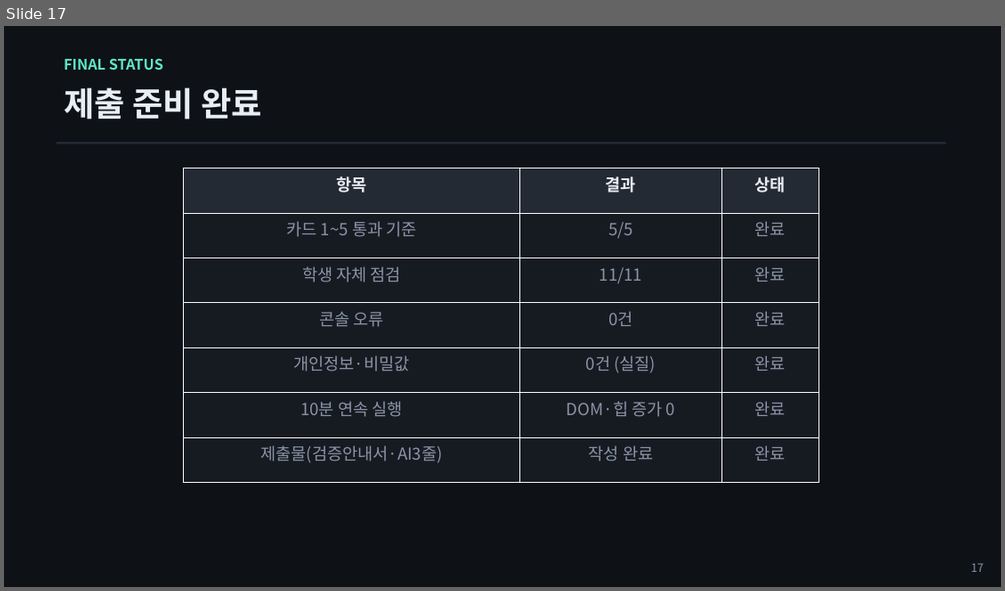
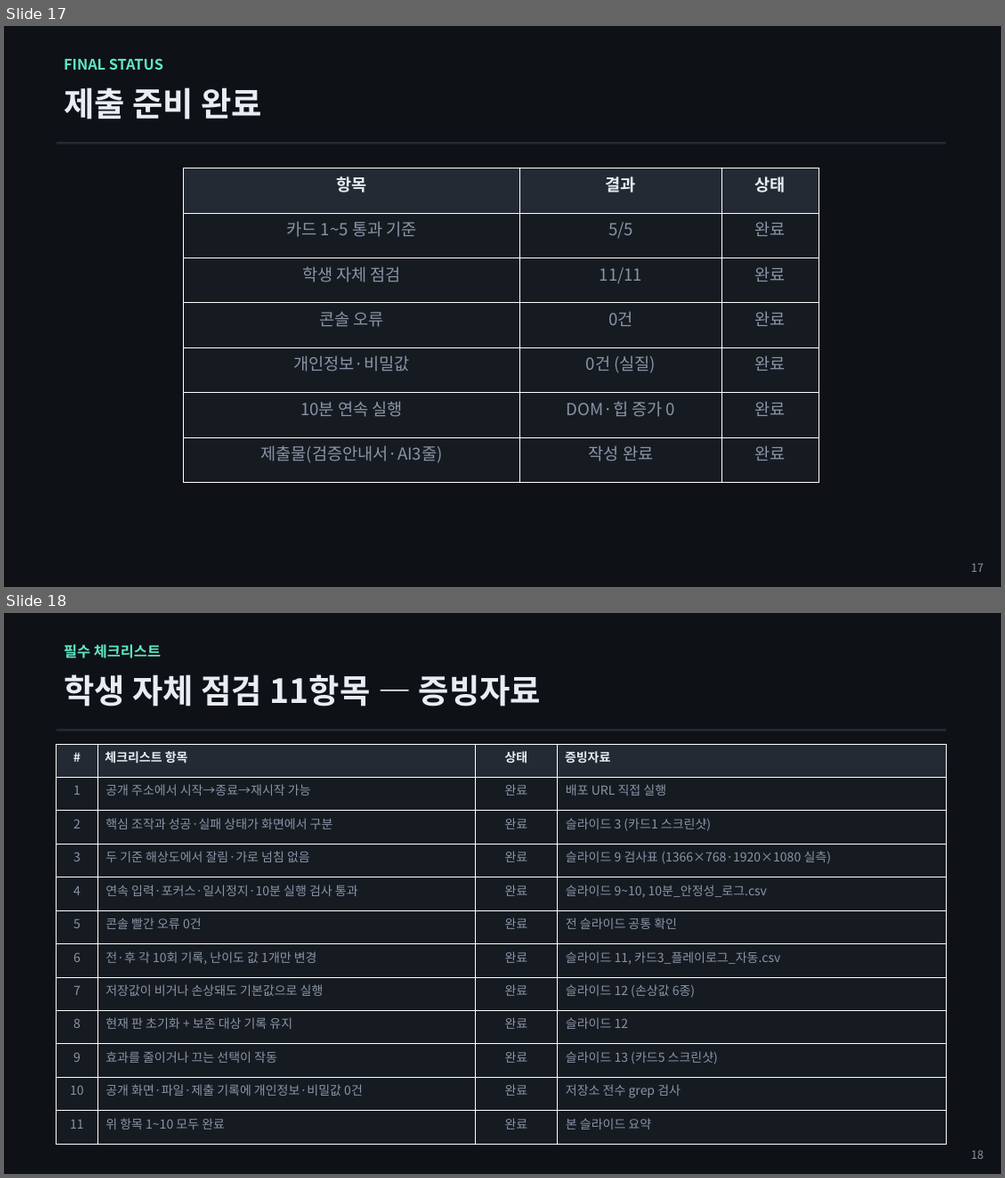
Before and after one commit to stulss/odd-one-out, a slide deck: 발표자료.pptx. Shown one above the other, each under a label of ours: slide 17 before the commit, slides 17 and 18 after it. The pictures are 1005x591 and 1005x1178 pixels, drawn with LibreOffice and Linux fonts; fonts in the diff are those of the drawing. Boxes give left, top, right and bottom in pixels: in the first picture for what was removed or moved away, otherwise in the second. Text is boxed around its words. In the diff, an @@ line names an element or a change of style, - is before the commit and + after.

```diff
--- a/발표자료.pptx
+++ b/발표자료.pptx
@@ slide 18 added at [4, 613, 1001, 1174], background #FFFFFF @@
@@ rectangle added at [4, 613, 1001, 1174], fill #0E1116 @@
@@ text added at [64, 644, 161, 658], 14 pt, text #5EE6C5, bold @@
+필수 체크리스트
@@ text added at [64, 674, 541, 706], 32 pt, text #E8EDF4, bold @@
+학생 자체 점검 11항목 — 증빙자료
@@ rectangle added at [57, 729, 947, 731], fill #232A34 @@
@@ table added at [57, 744, 947, 1144], 12 rows, 4 columns @@
+# | 체크리스트 항목 | 상태 | 증빙자료
+1 | 공개 주소에서 시작→종료→재시작 가능 | 완료 | 배포 URL 직접 실행
+2 | 핵심 조작과 성공·실패 상태가 화면에서 구분 | 완료 | 슬라이드 3 (카드1 스크린샷)
+3 | 두 기준 해상도에서 잘림·가로 넘침 없음 | 완료 | 슬라이드 9 검사표 (1366×768·1920×1080 실측)
+4 | 연속 입력·포커스·일시정지·10분 실행 검사 통과 | 완료 | 슬라이드 9~10, 10분_안정성_로그.csv
+5 | 콘솔 빨간 오류 0건 | 완료 | 전 슬라이드 공통 확인
+6 | 전·후 각 10회 기록, 난이도 값 1개만 변경 | 완료 | 슬라이드 11, 카드3_플레이로그_자동.csv
+7 | 저장값이 비거나 손상돼도 기본값으로 실행 | 완료 | 슬라이드 12 (손상값 6종)
+8 | 현재 판 초기화 + 보존 대상 기록 유지 | 완료 | 슬라이드 12
+9 | 효과를 줄이거나 끄는 선택이 작동 | 완료 | 슬라이드 13 (카드5 스크린샷)
+10 | 공개 화면·파일·제출 기록에 개인정보·비밀값 0건 | 완료 | 저장소 전수 grep 검사
+11 | 위 항목 1~10 모두 완료 | 완료 | 본 슬라이드 요약
@@ text added at [971, 1150, 983, 1159], 11 pt, text #8A94A6 @@
+18
```
Also in this commit, not shown: 2 slides changed, 5 other files.
